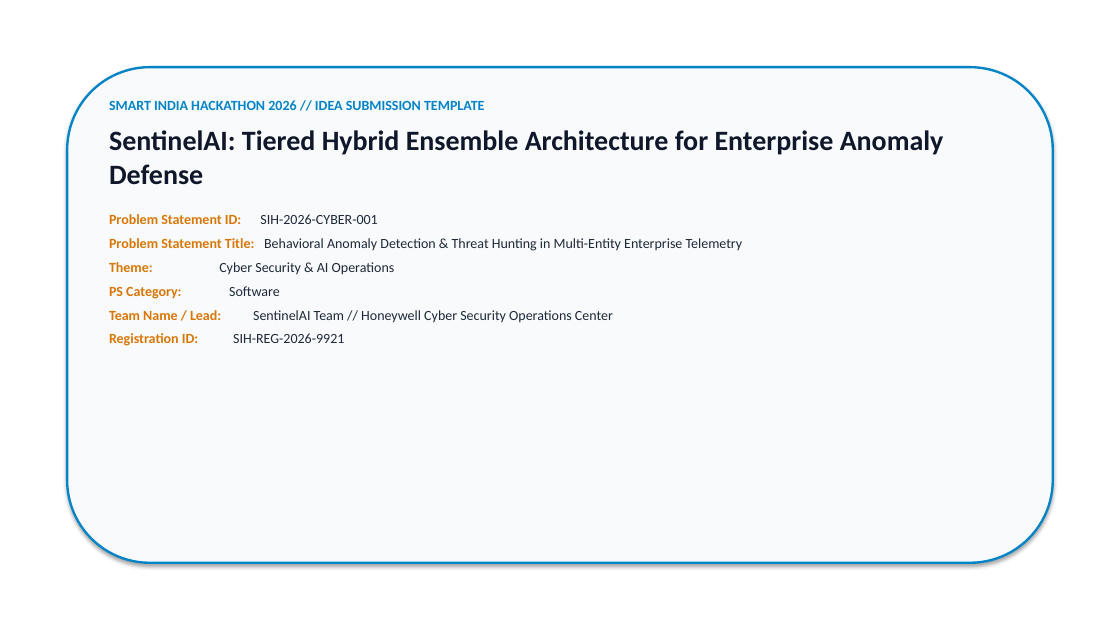
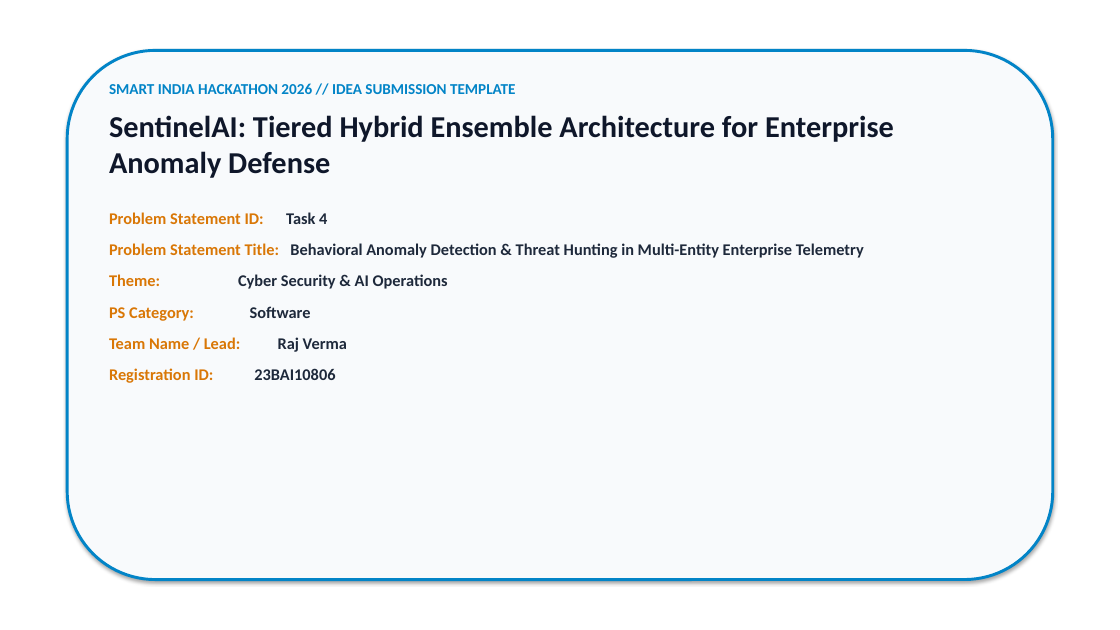
Before and after one commit to irajverma/Honeywell, a slide deck: slide 1 of docs/SentinelAI_SIH_Presentation.pptx. Drawn at 1120x630 pixels with LibreOffice and Linux fonts; fonts in the diff are those of the drawing. Boxes give left, top, right and bottom in pixels: in the first picture for what was removed or moved away, otherwise in the second. Text is boxed around its words. In the diff, an @@ line names an element or a change of style, - is before the commit and + after.

```diff
--- a/docs/SentinelAI_SIH_Presentation.pptx
+++ b/docs/SentinelAI_SIH_Presentation.pptx
@@ rounded rectangle: place and size @@
-rounded rectangle at [67, 67, 1053, 563]
+rounded rectangle at [67, 50, 1053, 580]
@@ rounded rectangle at [67, 50, 1053, 580]: outline #0284C7 2 pt to #0284C7 2.5 pt @@
@@ text "SMART INDIA HACKATHON 2026 // ...": place and size @@
-text "SMART INDIA HACKATHON 2026 // ..." at [109, 100, 944, 343]
+text "SMART INDIA HACKATHON 2026 // ..." at [109, 83, 894, 380]
@@ text at [109, 83, 894, 321]: size 12 to 13 pt in "SMART INDIA HACKATHON 2026 // IDEA SUBMISSION ..."; size 24 to 26 pt in "SentinelAI: Tiered Hybrid Ensemble Architecture for Enterpri ..."; size 12 to 14 pt in "Problem Statement Title: Behavioral Anomaly Detection & ...", "Theme: Cyber Security & AI Operations", "PS Category: Software"; bold on in "Behavioral Anomaly Detection & Threat Hunting in ...", "Cyber Security & AI Operations", "Software"; more space between paragraphs @@
@@ text at [109, 212, 327, 224]: text changed; size 12 to 14 pt @@
-Problem Statement ID: SIH-2026-CYBER-001
+Problem Statement ID: Task 4
@@ text at [109, 337, 347, 380]: text changed; size 12 to 14 pt; text colour #1E293B to #D97706; bold on @@
-Team Name / Lead: SentinelAI Team // Honeywell Cyber Security Operations Center
-Registration ID: SIH-REG-2026-9921
+Team Name / Lead: Raj Verma
+Registration ID: 23BAI10806
```
Also in this commit, not shown: 5 other slides changed, 1 other file.
